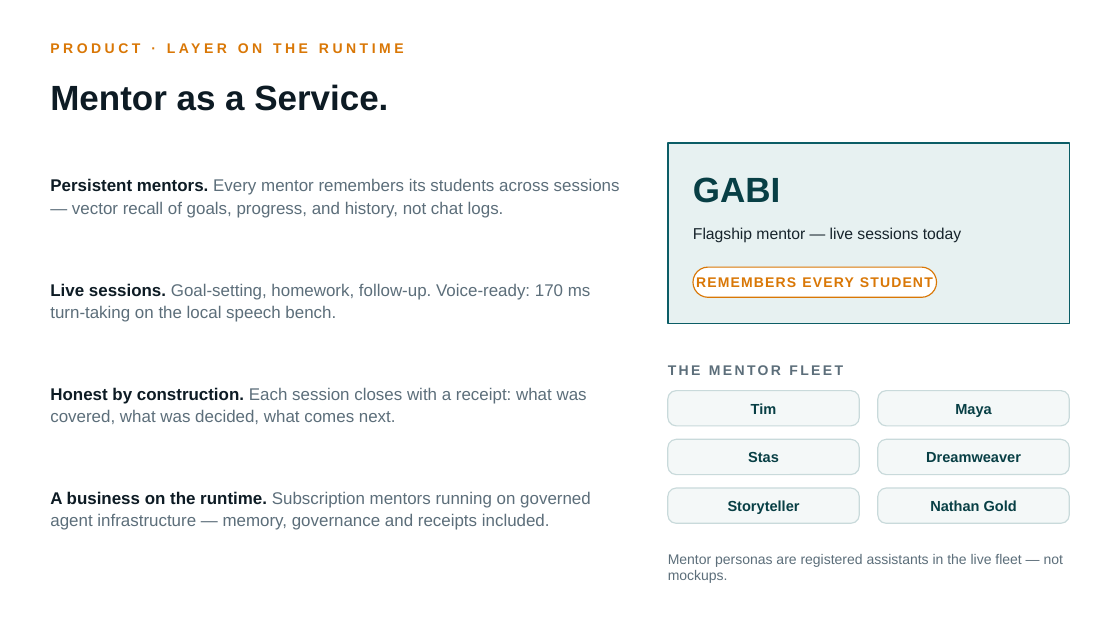
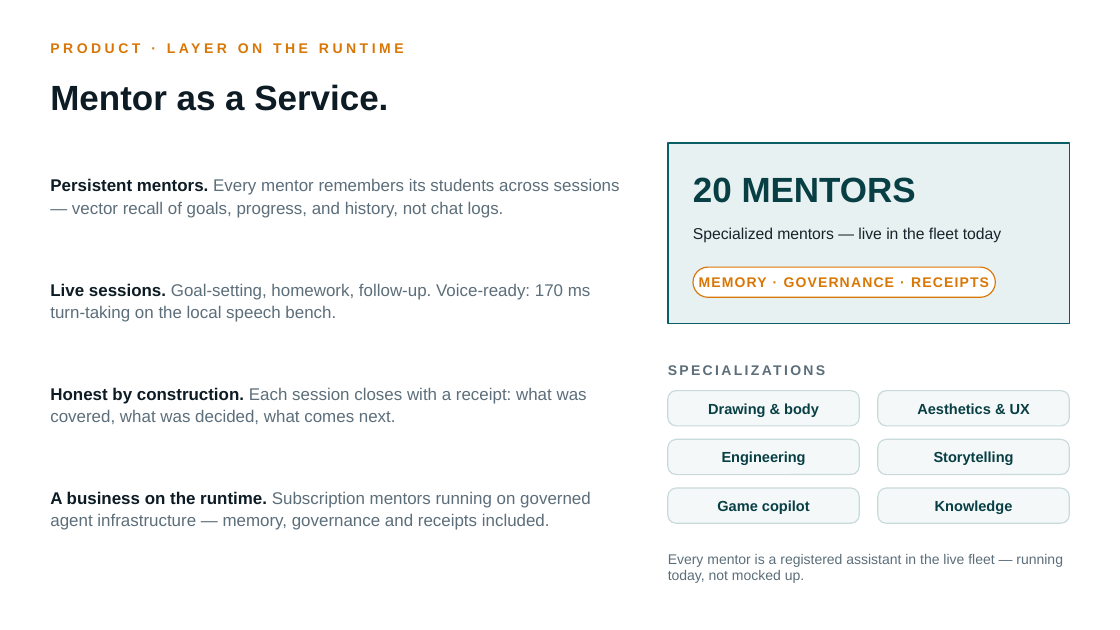
Before and after one commit to tdesc/colony-ai-deck, a slide deck: slide 4 of deck/Colony-AI-Deck.pptx. Drawn at 1120x630 pixels with LibreOffice and Linux fonts; fonts in the diff are those of the drawing. Boxes give left, top, right and bottom in pixels: in the first picture for what was removed or moved away, otherwise in the second. Text is boxed around its words. In the diff, an @@ line names an element or a change of style, - is before the commit and + after.

Commit message:
Deck: remove persona names, show mentor specializations instead

```diff
--- a/deck/Colony-AI-Deck.pptx
+++ b/deck/Colony-AI-Deck.pptx
@@ text at (693,177,916,203): text changed @@
-GABI
+20 MENTORS
@@ text at (693,227,1001,243): text changed @@
-Flagship mentor — live sessions today
+Specialized mentors — live in the fleet today
@@ rounded rectangle: place and size @@
-rounded rectangle at (693,267,937,297)
+rounded rectangle at (693,267,996,297)
@@ text at (699,277,989,287): text changed @@
-REMEMBERS EVERY STUDENT
+MEMORY · GOVERNANCE · RECEIPTS
@@ text at (668,365,843,375): text changed @@
-THE MENTOR FLEET
+SPECIALIZATIONS
@@ text at (708,403,819,417): text changed @@
-Tim
+Drawing & body
@@ text at (917,403,1030,414): text changed @@
-Maya
+Aesthetics & UX
@@ text at (722,451,806,465): text changed @@
-Stas
+Engineering
@@ text at (934,451,1014,465): text changed @@
-Dreamweaver
+Storytelling
@@ text at (717,500,810,514): text changed @@
-Storyteller
+Game copilot
@@ text at (935,500,1013,514): text changed @@
-Nathan Gold
+Knowledge
@@ text at (668,554,1063,583): text changed @@
-Mentor personas are registered assistants in the live fleet — not mockups.
+Every mentor is a registered assistant in the live fleet — running today, not mocked up.
```
Also in this commit, not shown: 1 other file.
